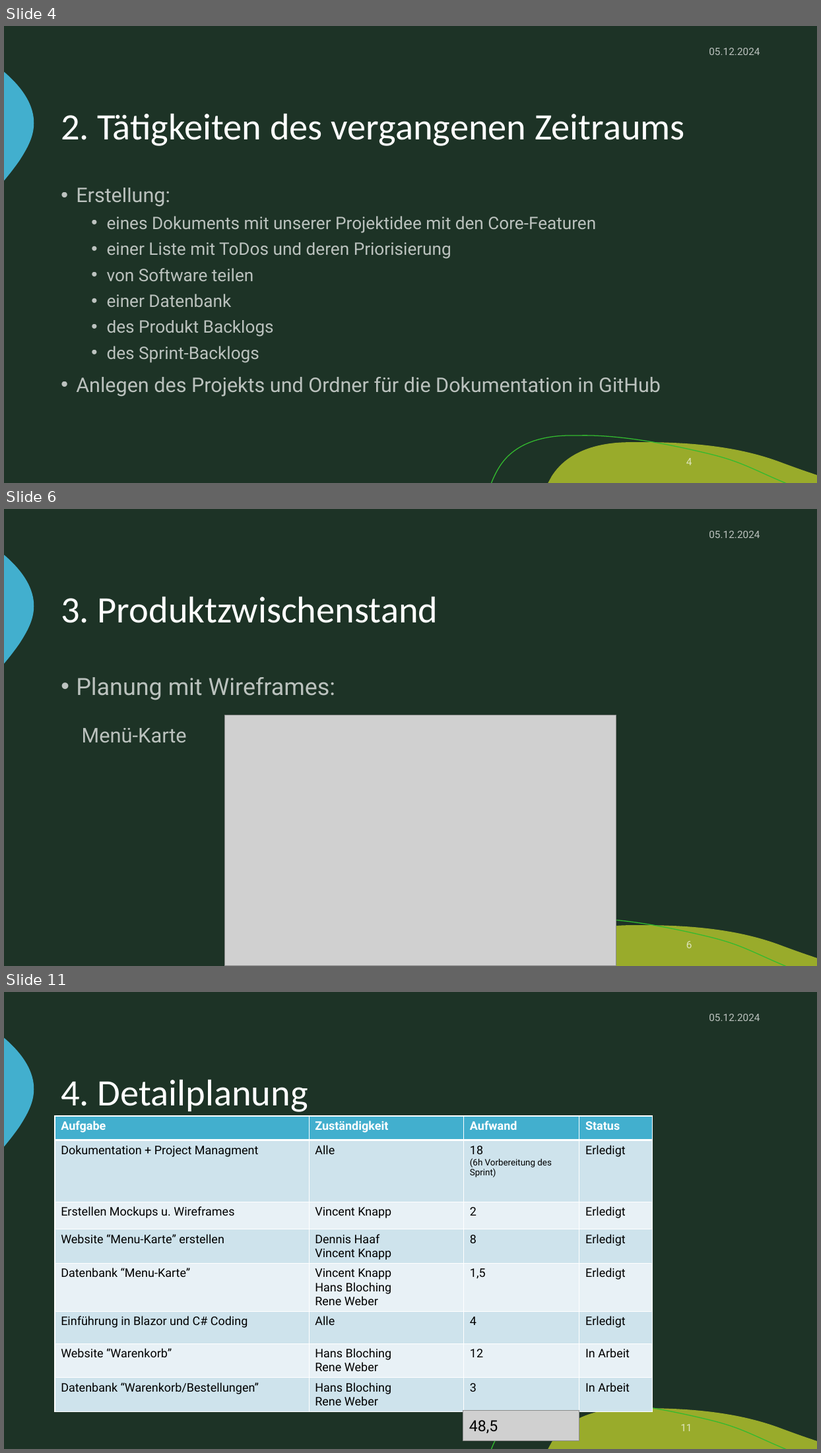
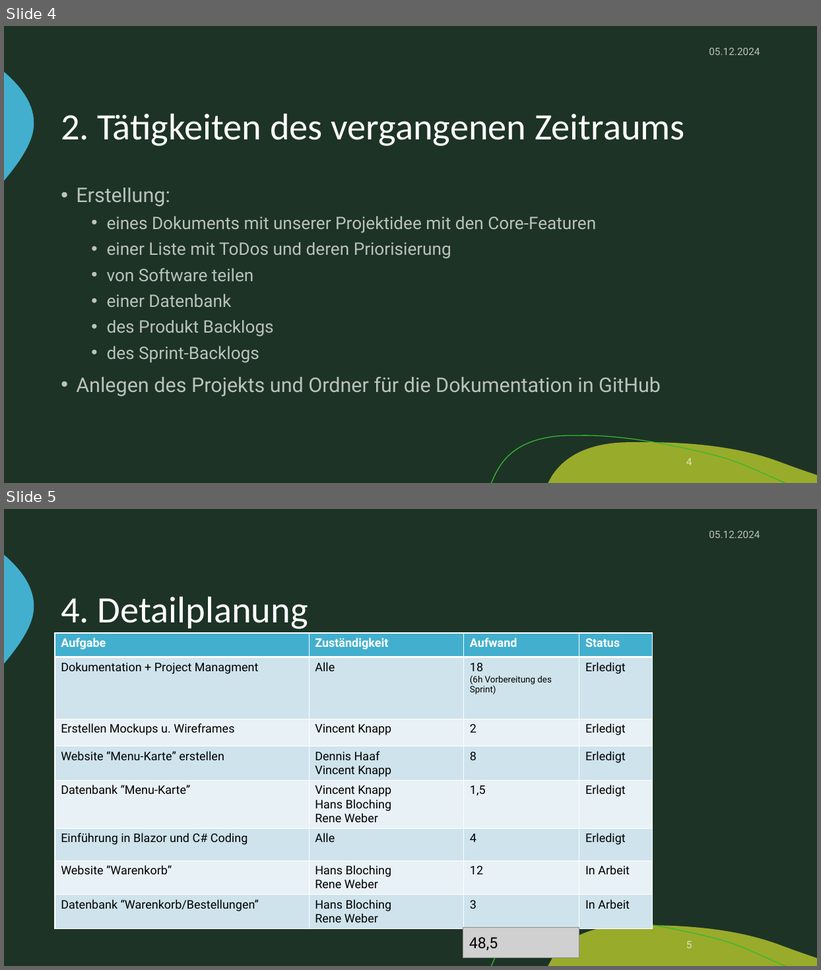
Before and after one commit to zIExpantion/ZumGelbenBach, a slide deck: Dokumente/Sprint-Backlog/Sprint-Backlog2.pptx. Shown one above the other, each under a label of ours: slides 4, 6 and 11 before the commit, slides 4 and 5 after it; the slides between them are not shown. The pictures are 821x1453 and 821x970 pixels, drawn with LibreOffice and Linux fonts; fonts in the diff are those of the drawing; grey boxes stand for pictures; background and template pictures are left out. Boxes give left, top, right and bottom in pixels: in the first picture for what was removed or moved away, otherwise in the second. Text is boxed around its words. In the diff, an @@ line names an element or a change of style, - is before the commit and + after.

```diff
--- a/Dokumente/Sprint-Backlog/Sprint-Backlog2.pptx
+++ b/Dokumente/Sprint-Backlog/Sprint-Backlog2.pptx
@@ slide 6 removed at bbox=[4, 509, 817, 966], background #1D3326; not listed: 3 template elements that a slide beside it also shows @@
@@ text removed at bbox=[709, 531, 760, 538] @@
-05.12.2024
@@ title removed at bbox=[61, 596, 438, 623] @@
-3. Produktzwischenstand
@@ text removed at bbox=[76, 677, 336, 700] @@
-• Planung mit Wireframes:
@@ picture removed at bbox=[225, 715, 616, 966] @@
@@ text removed at bbox=[81, 728, 186, 743] @@
-Menü-Karte
@@ page number removed at bbox=[686, 941, 692, 949] @@
-6
@@ what was slide 11 is now slide 5 @@
@@ page number at bbox=[686, 941, 692, 949]: text changed @@
-11
+5
```
Also in this commit, not shown: 2 slides changed, 6 other slides removed, 1 other file.
